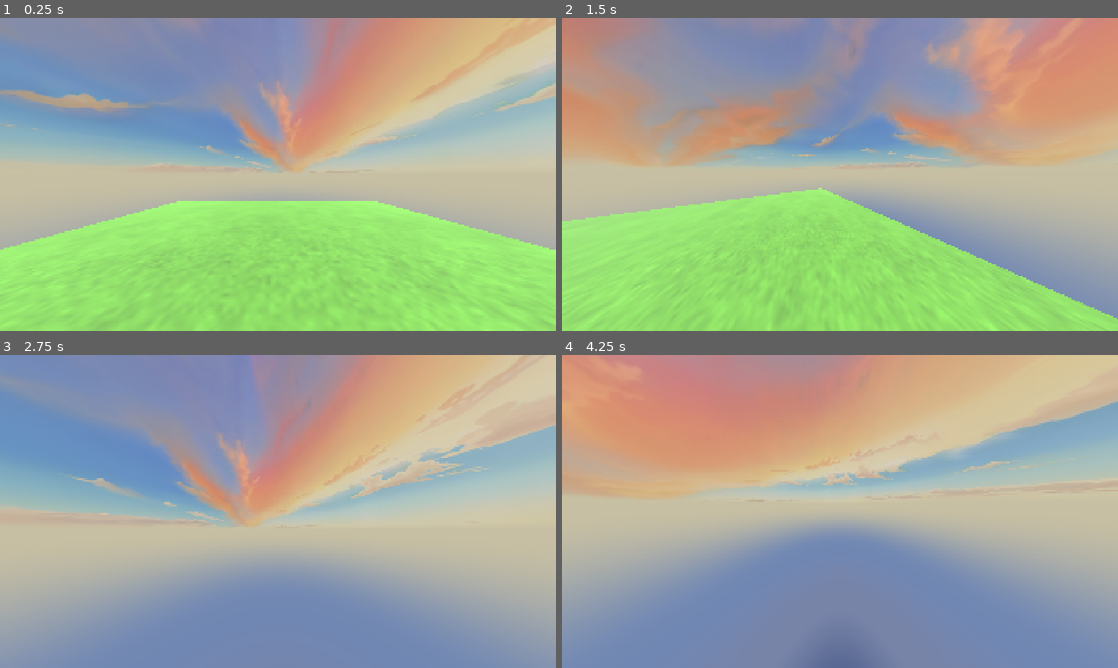
Above: before the commit, frames 1-4 (two rows, left to right).
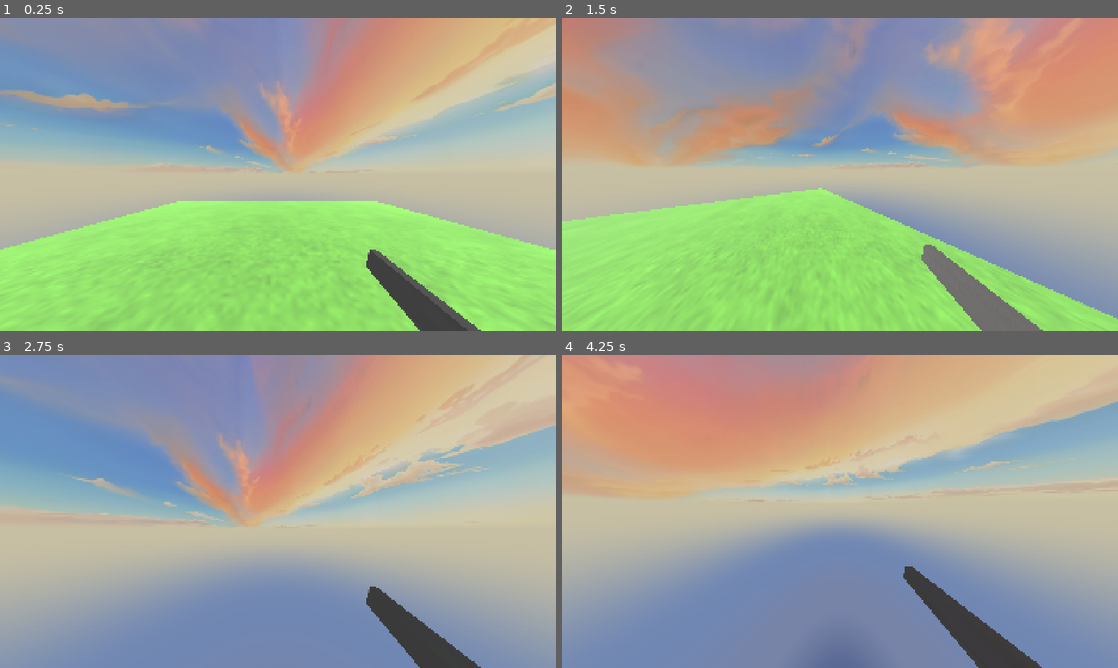
Above: after the commit, the same moments.

Repository: blockersiontko/3d-movement
Game: Godot game, scene res://scenes/main_scene.tscn
Two runs of this game, one before a commit and one after it. Both use one fixed random seed, a clock stepped at 60 frames per second and the inputs below.
Inputs (mouse positions are in pixels of both pictures, inside the frame that each line leads up to):
- Up to frame 1 (0.25 s): no input
- Up to frame 2 (1.5 s): tap Enter at 0.5 s; move the mouse to (867, 174) at 0.52 s; press the mouse at (867, 174) at 0.53 s; hold W (Forward) from 0.53 s (still down); tap Space (Jump) at 0.77 s; move the mouse to (812, 174) at 1.27 s; release the mouse at (812, 174) at 1.28 s; tap Shift (Sprint) at 1.35 s
- Up to frame 3 (2.75 s): keep holding W (Forward); tap Space (Jump) at 1.52 s; click (250, 511) at 1.55 s; move the mouse to (289, 505) at 2.02 s; press the mouse at (289, 505) at 2.03 s
- Up to frame 4 (4.25 s): keep holding W (Forward); move the mouse to (834, 517) at 2.77 s; release the mouse at (834, 517) at 2.78 s; click (834, 517) at 2.85 s; tap Space (Jump) at 3.02, 3.5, 3.77 s; move the mouse to (878, 514) at 3.52 s; hold Shift (Sprint) from 3.53 s (still down); click (878, 514) at 3.8 s

The runs differ from the first frame. In frame 1, 1.9% of the frame differs, in the area x 65-87%, y 74-100%; in frame 2, 2.0%; in frame 3, 1.9%; in frame 4, 2.4%, in the area x 61-87%, y 67-100%.

Commit message:
Added casing drop and pistol

Diff:
--- /dev/null
+++ b/materials/gun_material.tres
@@ -0,0 +1,13 @@
+[gd_resource type="StandardMaterial3D" format=3 uid="uid://c2it7lry4po6r"]
+
+[ext_resource type="Texture2D" uid="uid://vk437edorsg6" path="res://materials/gun_material_albedo.png" id="1"]
+
+[resource]
+cull_mode = 2
+albedo_color = Color(0.34765625, 0.34765625, 0.34765625, 1)
+albedo_texture = ExtResource("1")
+metallic = 0.5
+roughness = 1.17
+emission_enabled = true
+emission = Color(0.23537064, 0.23537049, 0.23537052, 1)
+emission_energy_multiplier = 0.8
--- /dev/null
+++ b/physics_materials/gun.tres
@@ -0,0 +1,3 @@
+[gd_resource type="PhysicsMaterial" format=3 uid="uid://cjis5hvwwr7c3"]
+
+[resource]
--- a/project.godot
+++ b/project.godot
@@ -66,6 +66,11 @@
 , Object(InputEventJoypadButton,"resource_local_to_scene":false,"resource_name":"","device":-1,"button_index":7,"pressure":0.0,"pressed":false,"script":null)
 ]
 }
+Shoot={
+"deadzone": 0.2,
+"events": [Object(InputEventMouseButton,"resource_local_to_scene":false,"resource_name":"","device":-1,"window_id":0,"alt_pressed":false,"shift_pressed":false,"ctrl_pressed":false,"meta_pressed":false,"button_mask":1,"position":Vector2(434, 11),"global_position":Vector2(446, 71),"factor":1.0,"button_index":1,"canceled":false,"pressed":true,"double_click":false,"script":null)
+]
+}
 
 [physics]
 
--- a/scenes/casing.tscn
+++ b/scenes/casing.tscn
@@ -4,13 +4,14 @@
 
 [sub_resource type="CapsuleShape3D" id="CapsuleShape3D_g4v7s"]
 radius = 1.0371094
-height = 12.360596
+height = 6.2145424
 
 [node name="Casing" type="RigidBody3D" unique_id=442469071]
 mass = 0.02
 
 [node name="CollisionShape3D" type="CollisionShape3D" parent="." unique_id=14693093]
-transform = Transform3D(1, 0, 0, 0, 1, 0, 0, 0, 1, 0, -1.2116513, 0)
+transform = Transform3D(0.06, 0, 0, 0, 0.06, 0, 0, 0, 0.06, 0, 0.032718353, 0)
 shape = SubResource("CapsuleShape3D_g4v7s")
 
 [node name="bullet" parent="." unique_id=1197009270 instance=ExtResource("1_5rmea")]
+transform = Transform3D(0.06, 0, 0, 0, 0.06, 0, 0, 0, 0.06, 0, 0, 0)
--- /dev/null
+++ b/scenes/pistol.tscn
@@ -0,0 +1,14 @@
+[gd_scene format=3 uid="uid://ckj1xrr8wks8k"]
+
+[ext_resource type="PackedScene" uid="uid://dpw4b4hh5ev86" path="res://models/guns/01_pistol/gun.glb" id="1_buff3"]
+[ext_resource type="Material" uid="uid://c2it7lry4po6r" path="res://materials/gun_material.tres" id="2_1e3ry"]
+[ext_resource type="Script" uid="uid://dnijwsdnixt41" path="res://scripts/pistol.gd" id="2_t6oaa"]
+
+[node name="Pistol" unique_id=1617274135 instance=ExtResource("1_buff3")]
+script = ExtResource("2_t6oaa")
+
+[node name="Cube" parent="." index="0" unique_id=2093732923]
+material_override = ExtResource("2_1e3ry")
+
+[node name="CasingSpawn" type="Marker3D" parent="." index="1" unique_id=1729257612]
+transform = Transform3D(1, 0, 0, 0, 1, 0, 0, 0, 1, 2.7590318, 1.1741446, 0.64323246)
--- a/scenes/player.tscn
+++ b/scenes/player.tscn
@@ -2,6 +2,7 @@
 
 [ext_resource type="Script" uid="uid://d0tqpx5djnrxq" path="res://scripts/player.gd" id="1_3vyb7"]
 [ext_resource type="PackedScene" uid="uid://ppexqimckbub" path="res://scenes/crosshair.tscn" id="2_g2els"]
+[ext_resource type="PackedScene" uid="uid://ckj1xrr8wks8k" path="res://scenes/pistol.tscn" id="3_qhqgy"]
 
 [sub_resource type="CapsuleShape3D" id="CapsuleShape3D_g4v7s"]
 
@@ -14,6 +15,7 @@
 shape = SubResource("CapsuleShape3D_g4v7s")
 
 [node name="MeshInstance3D" type="MeshInstance3D" parent="." unique_id=2064441323]
+visible = false
 mesh = SubResource("CapsuleMesh_yf5fn")
 
 [node name="UI" type="CanvasLayer" parent="." unique_id=67367189]
@@ -25,3 +27,13 @@
 [node name="Camera3D" type="Camera3D" parent="Head" unique_id=619574980]
 transform = Transform3D(1, 0, 0, 0, 1, 0, 0, 0, 1, 0.00024414063, 0.82660306, -0.6342956)
 fov = 120.0
+
+[node name="Hand" type="Node3D" parent="Head/Camera3D" unique_id=1923896476]
+transform = Transform3D(1, 0, 0, 0, 1, 0, 0, 0, 1, -0.00024414063, -0.82660306, 0.6342956)
+
+[node name="LeftHand" type="Node3D" parent="Head/Camera3D/Hand" unique_id=1004176680]
+
+[node name="RightHand" type="Node3D" parent="Head/Camera3D/Hand" unique_id=512208127]
+
+[node name="Pistol" parent="Head/Camera3D/Hand" unique_id=1617274135 instance=ExtResource("3_qhqgy")]
+transform = Transform3D(-4.371139e-09, 0, -0.1, 0, 0.1, 0, 0.1, 0, -4.371139e-09, 0.3806494, 0.4513644, -0.7222098)
--- /dev/null
+++ b/scripts/pistol.gd
@@ -0,0 +1,36 @@
+extends Node3D
+
+@export var casing_scene = preload("res://scenes/casing.tscn")
+@export var fire_rate = 0.1
+
+@onready var casing_spawn: Marker3D = $CasingSpawn
+
+var can_shoot := true
+
+
+func _physics_process(delta: float) -> void:
+	if Input.is_action_pressed("Shoot") and can_shoot:
+		shoot()
+
+
+func shoot() -> void:
+	can_shoot = false
+	spawn_casing()
+	await get_tree().create_timer(fire_rate).timeout
+	can_shoot = true
+
+
+func spawn_casing() -> void:
+	var casing = casing_scene.instantiate()
+	get_tree().current_scene.add_child(casing)
+	casing.global_transform = casing_spawn.global_transform
+
+	if casing is RigidBody3D:
+		casing.collision_layer = 1 << 2
+		casing.collision_mask = (1 << 0) | (1 << 2)
+		var dir = casing_spawn.global_transform.basis.x
+		casing.linear_velocity = dir * randf_range(1.5, 3.0) + Vector3.UP * randf_range(0.2, 0.5)
+
+	await get_tree().create_timer(10.0).timeout
+	if is_instance_valid(casing):
+		casing.queue_free()
Binary file added: materials/gun_material_albedo.png
Not shown, added: materials/gun_material_albedo.png.import
Binary file added: models/guns/01_pistol/gun.glb
Not shown, added: models/guns/01_pistol/gun.glb.import
Not shown, added: scripts/pistol.gd.uid
